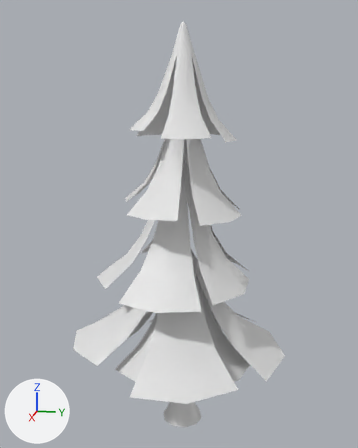
Before and after pictures for a commit that changed the FBX model Assets/Models/PineTree1.fbx.
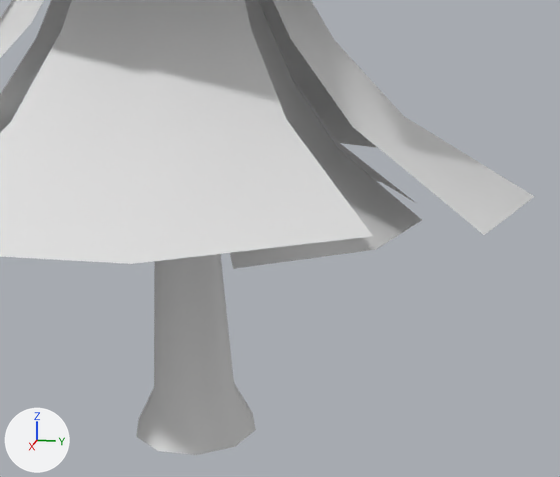
Old and new are each drawn whole from a camera (50 mm lens) standing at (32.0, 6.1, 22.6) and looking at (0.3, -0.2, 14.7) and again close up from a camera (50 mm lens) standing at (16.0, 5.2, 8.6) and looking at (-0.6, 1.9, 4.4). The lights are fixed; the arrows at lower left show +X, +Y and +Z.
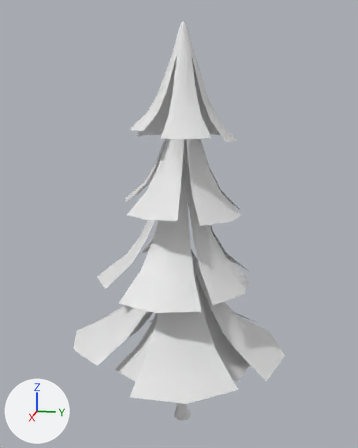
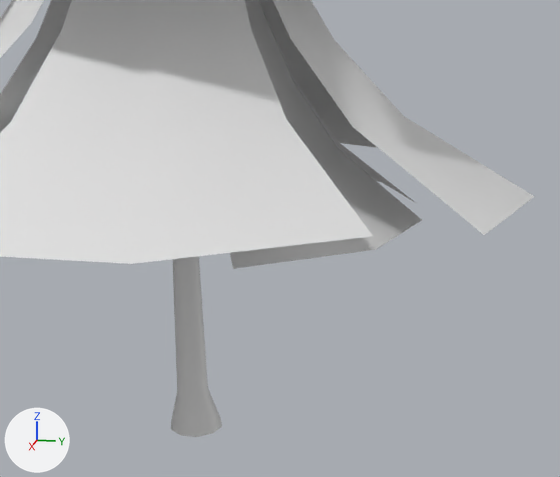
Boxes (x1, y1, x2, y2) around the edits, measured in the close-ups (560 x 477 px):
'Cylinder', reshaped
    before: (0, 0, 535, 455)
    after: (0, 0, 535, 437)
part 1 of me_cylinder, built on
    before: (136, 254, 256, 455)
    after: (171, 256, 222, 437)

The change in detail:
me_cylinder is used by ob_cylinder; location (0.0, 0.0, 1.0).
me_cylinder had 400 vertices, 311 faces and spanned x -6.4..7.5, y -7.7..7.2, z -1.0..26.5.
me_cylinder now has 410 vertices, 321 faces and spans x -6.4..7.5, y -7.7..7.2, z -1.0..26.5.
Part 1, on me_cylinder:
10 faces are deleted.
30 vertices move from x -1.4..1.4, y -1.4..1.4, z -1.0..5.8 to x -0.6..0.6, y -0.6..0.6, z -1.0..5.8.
10 vertices are added at x -0.2..0.5, y -0.4..0.4, z -0.1.
20 new faces join them.
